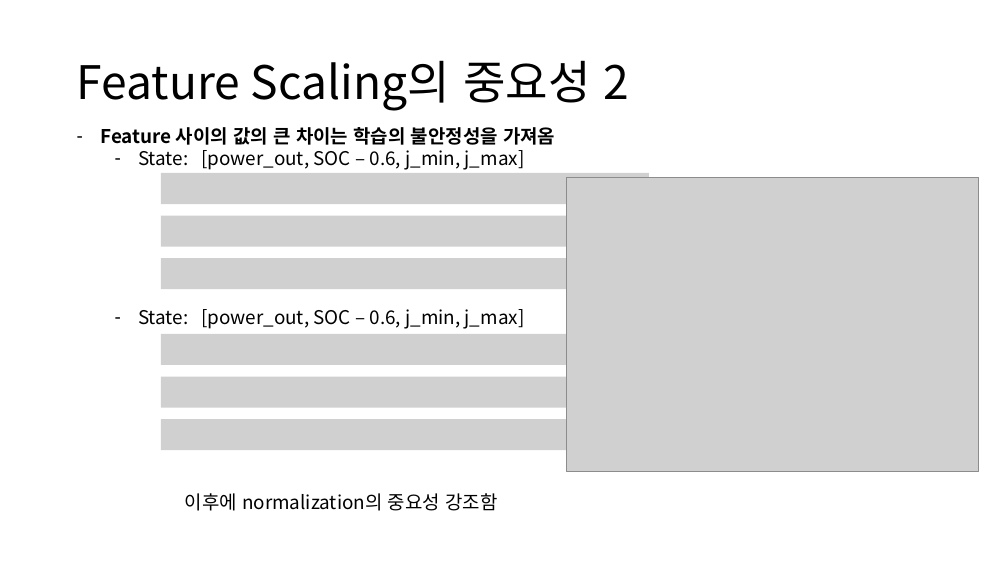
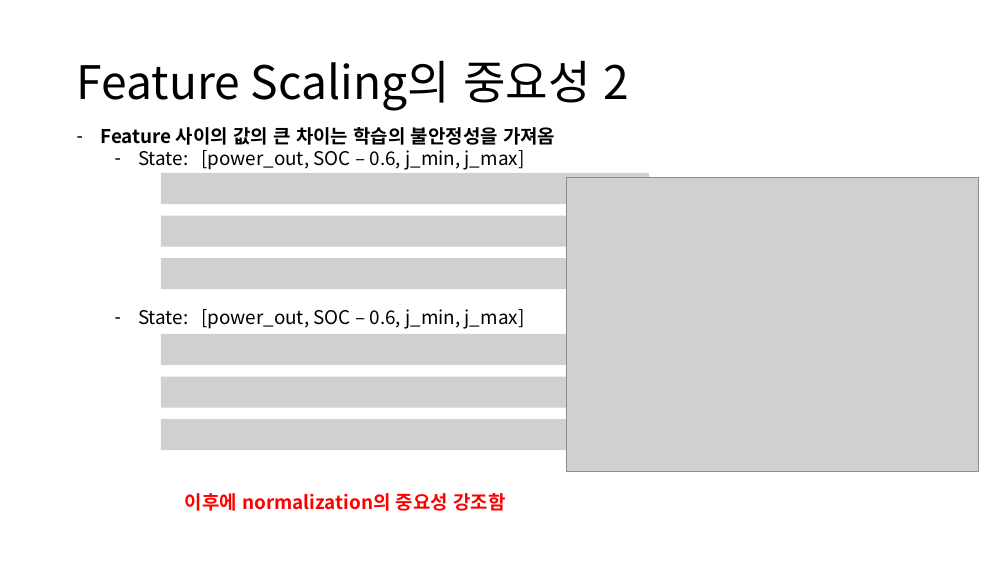
Before and after one commit to zidane89/experiment, a slide deck: slide 3 of 실험정리.pptx. Drawn at 1008x567 pixels with LibreOffice and Linux fonts; fonts in the diff are those of the drawing; grey boxes stand for pictures. Boxes give left, top, right and bottom in pixels: in the first picture for what was removed or moved away, otherwise in the second. Text is boxed around its words. In the diff, an @@ line names an element or a change of style, - is before the commit and + after.

```diff
--- a/실험정리.pptx
+++ b/실험정리.pptx
@@ text "이후에 normalization의 중요성 강조함" at (x1=185, y1=493, x2=505, y2=511): text colour #000000 to #FF0000, bold on @@
```
Also in this commit, not shown: 3 other slides changed, 1 slide added.
